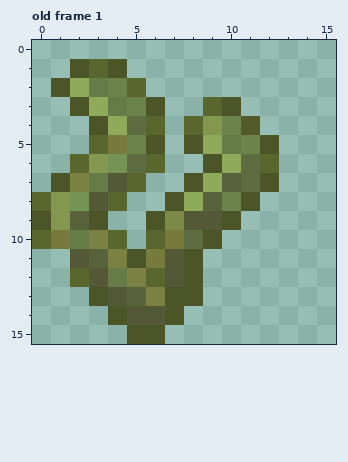
A pixel-art file gets an edit: Assets/_Game/Sprites/Entites/Plants/ASeaweed.aseprite. Above: the version before the commit.
16x16 pixels, 1 frame. Colours within 5 levels of each other are drawn and written as one. Shown: old frame 1. The commit also changed other frames, which this record leaves out.
New version:
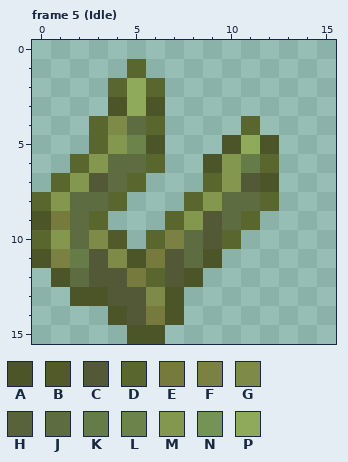
Palette (. is transparent): A #4b5527  B #535a29  C #535936  D #59662d  E #767b3d  F #7a8142  G #7e8b48  H #58623b  J #5d6d41  K #657b48  L #6c834c  M #84974f  N #749455  P #90aa5c
A new or re-ordered frame is compared with the old frame closest to it.
Difference:
frames 1 -> 7
Frame 5 (Idle) is new; against old frame 1:
y 1: x 2..5 ADA. -> ...D
y 2: x 1..6 APKLD. -> ...DPD
y 3: x 2..5 APKL -> ..AP; x 9..10 DA -> ..
y 4: x 3..4 AP -> DG; x 8..11 DMLB -> ...D
y 5: x 4 E -> M; x 8..11 APKL -> ..AP
y 6: x 4 N -> J; x 10..11 PJ -> MK
y 7: x 1..4 AFKC -> DMCJ; x 8..11 APHJ -> .DMC
y 8: x 2..3 NC -> JJ; x 7..12 APHLA. -> .DMJJD
y 9: x 1..3 MHA -> EJD; x 6..8 AGC -> .DM; x 10..11 A. -> JD
y 10: x 1..4 EKFD -> MJGB; x 7 E -> F; x 9..10 A. -> CD
y 11: x 0..4 ..CHF -> AFKCG; x 8..9 A. -> JA
y 12: x 1..2 .D -> AJ; x 4..5 KF -> CE
y 13: x 2 . -> A; x 5..6 HF -> CG; x 8 A -> .
y 14: x 6 C -> E
Where, in picture pixels (left, top, right, bottom), the same in both pictures:
changed: (32, 59, 279, 325)
